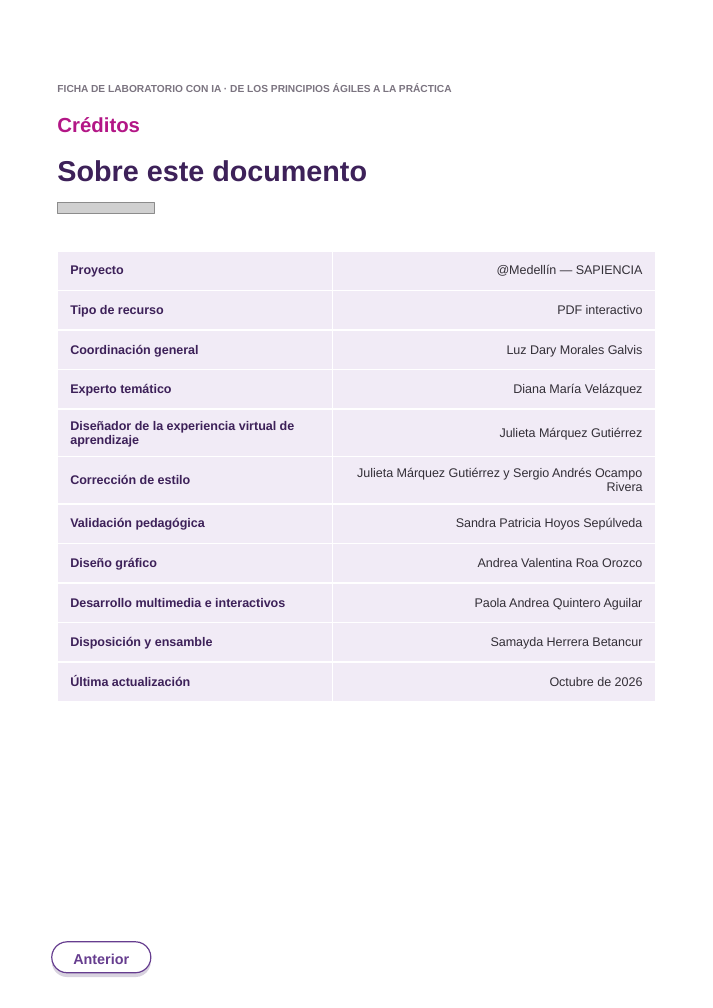
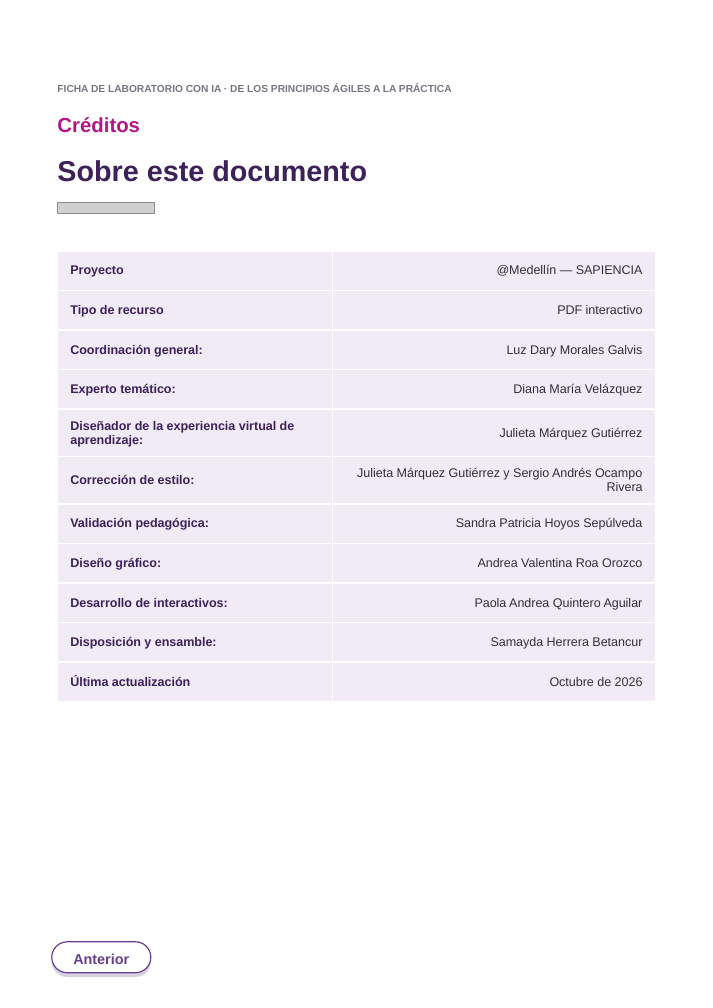
Before and after one commit to candyxlab/workclass, a slide deck: slide 7 of entregas/creditos_cursos_4_5/C4_M1_01_Ficha_laboratorio_IA_PDF_interactivo_COMPLETO_con_creditos.pptx. Drawn at 713x1008 pixels with LibreOffice and Linux fonts; fonts in the diff are those of the drawing; grey boxes stand for pictures; background and template pictures are left out. Boxes give left, top, right and bottom in pixels: in the first picture for what was removed or moved away, otherwise in the second. Text is boxed around its words. In the diff, an @@ line names an element or a change of style, - is before the commit and + after.

```diff
--- a/entregas/creditos_cursos_4_5/C4_M1_01_Ficha_laboratorio_IA_PDF_interactivo_COMPLETO_con_creditos.pptx
+++ b/entregas/creditos_cursos_4_5/C4_M1_01_Ficha_laboratorio_IA_PDF_interactivo_COMPLETO_con_creditos.pptx
@@ table at [58,251,656,690] @@
-row 3, column 1: Coordinación general
+row 3, column 1: Coordinación general:
-row 4, column 1: Experto temático
+row 4, column 1: Experto temático:
-row 5, column 1: Diseñador de la experiencia virtual de aprendizaje
+row 5, column 1: Diseñador de la experiencia virtual de aprendizaje:
-row 6, column 1: Corrección de estilo
+row 6, column 1: Corrección de estilo:
-row 7, column 1: Validación pedagógica
+row 7, column 1: Validación pedagógica:
-row 8, column 1: Diseño gráfico
+row 8, column 1: Diseño gráfico:
-row 9, column 1: Desarrollo multimedia e interactivos
+row 9, column 1: Desarrollo de interactivos:
-row 10, column 1: Disposición y ensamble
+row 10, column 1: Disposición y ensamble:
```
Also in this commit, not shown: 3 other files.
